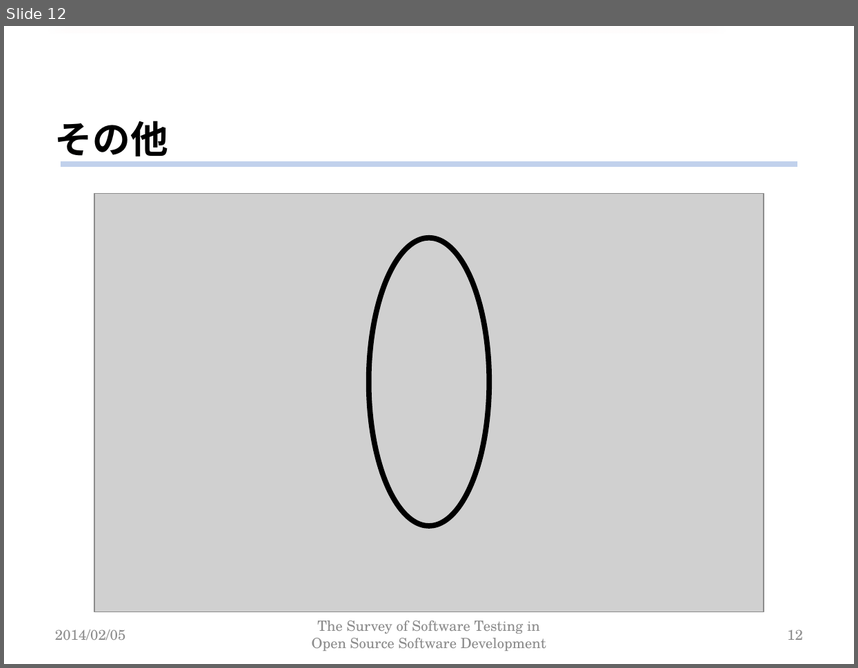
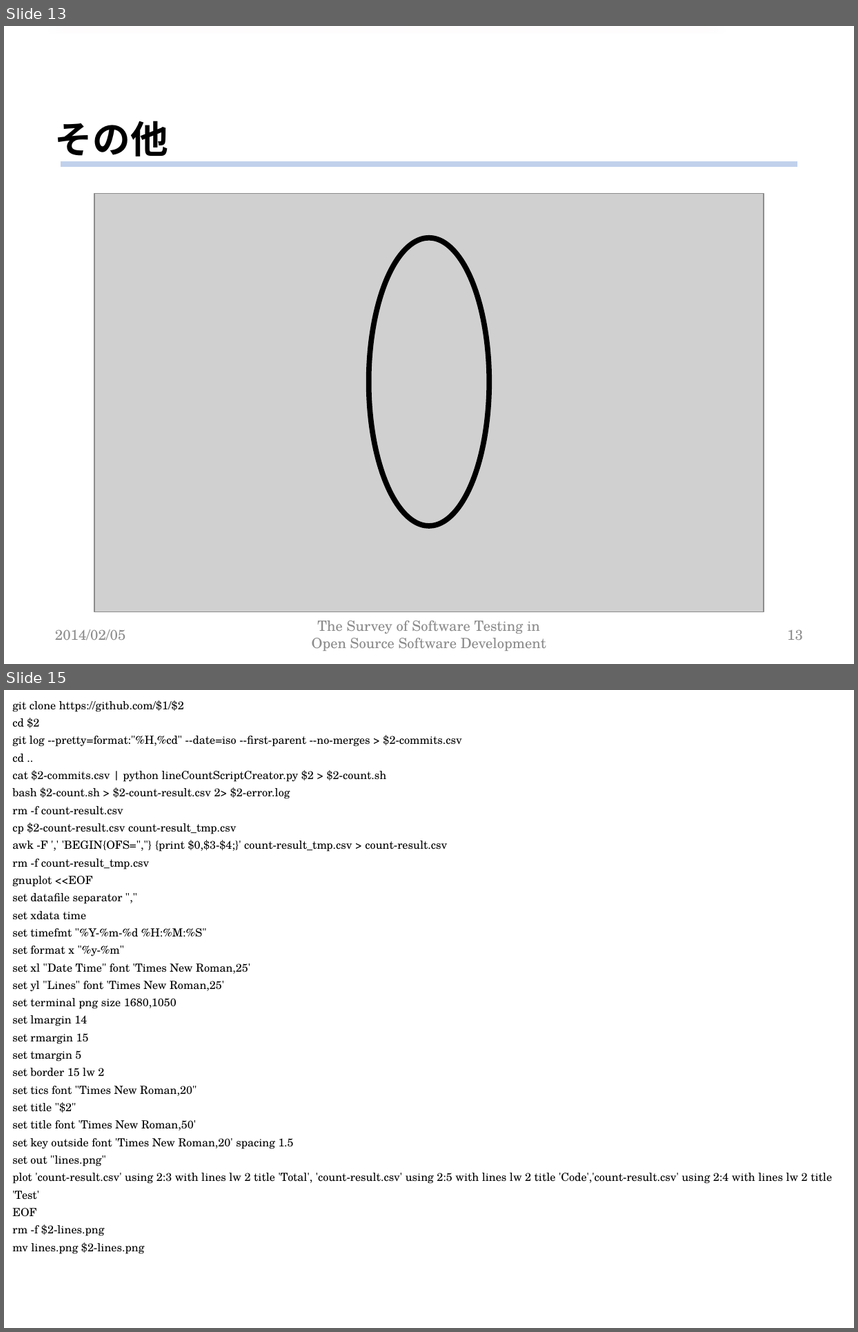
Before and after one commit to keimatsui/kadai, a slide deck: 卒業論文/2012/清水竜吾/卒業論文発表資料.pptx. Shown one above the other, each under a label of ours: slide 12 before the commit, slides 13 and 15 after it; the slides between them are not shown. The pictures are 858x668 and 858x1332 pixels, drawn with LibreOffice and Linux fonts; fonts in the diff are those of the drawing; grey boxes stand for pictures; background and template pictures are left out. Boxes give left, top, right and bottom in pixels: in the first picture for what was removed or moved away, otherwise in the second. Text is boxed around its words. In the diff, an @@ line names an element or a change of style, - is before the commit and + after.

```diff
--- a/卒業論文/2012/清水竜吾/卒業論文発表資料.pptx
+++ b/卒業論文/2012/清水竜吾/卒業論文発表資料.pptx
@@ slide 15 added at (4,690,854,1328), background #FFFFFF @@
@@ text added at (12,700,832,1254), 9.5 pt, text #000000 @@
+git clone https://github.com/$1/$2
+cd $2
+git log --pretty=format:"%H,%cd" --date=iso --first-parent --no-merges > $2-commits.csv
+cd ..
+cat $2-commits.csv | python lineCountScriptCreator.py $2 > $2-count.sh
+bash $2-count.sh > $2-count-result.csv 2> $2-error.log
+rm -f count-result.csv
+cp $2-count-result.csv count-result_tmp.csv
+awk -F ',' 'BEGIN{OFS=","} {print $0,$3-$4;}' count-result_tmp.csv > count-result.csv
+rm -f count-result_tmp.csv
+gnuplot <<EOF
+set datafile separator ","
+set xdata time
+set timefmt "%Y-%m-%d %H:%M:%S"
+set format x "%y-%m"
+set xl "Date Time" font 'Times New Roman,25'
+set yl "Lines" font 'Times New Roman,25'
+set terminal png size 1680,1050
+set lmargin 14
+set rmargin 15
+set tmargin 5
+set border 15 lw 2
+set tics font "Times New Roman,20"
+set title "$2"
+set title font 'Times New Roman,50'
+set key outside font 'Times New Roman,20' spacing 1.5
+set out "lines.png"
+plot 'count-result.csv' using 2:3 with lines lw 2 title 'Total', 'count-result.csv' using 2:5 with lines lw 2 title 'Code','count-result.csv' using 2:4 with lines lw 2 title 'Test'
+EOF
+rm -f $2-lines.png
+mv lines.png $2-lines.png
@@ what was slide 12 is now slide 13 @@
@@ page number at (787,629,803,639): text changed @@
-12
+13
```
Also in this commit, not shown: 1 slide changed, 7 other slides added, 3 other files.
